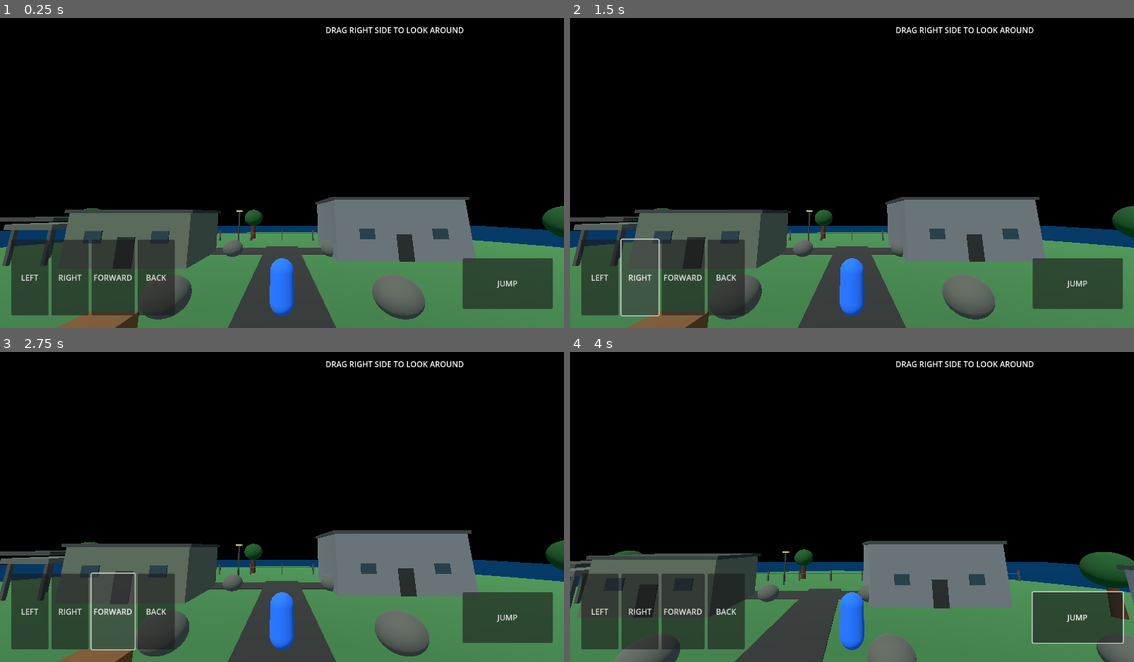
Above: before the commit, frames 1-4 (two rows, left to right).
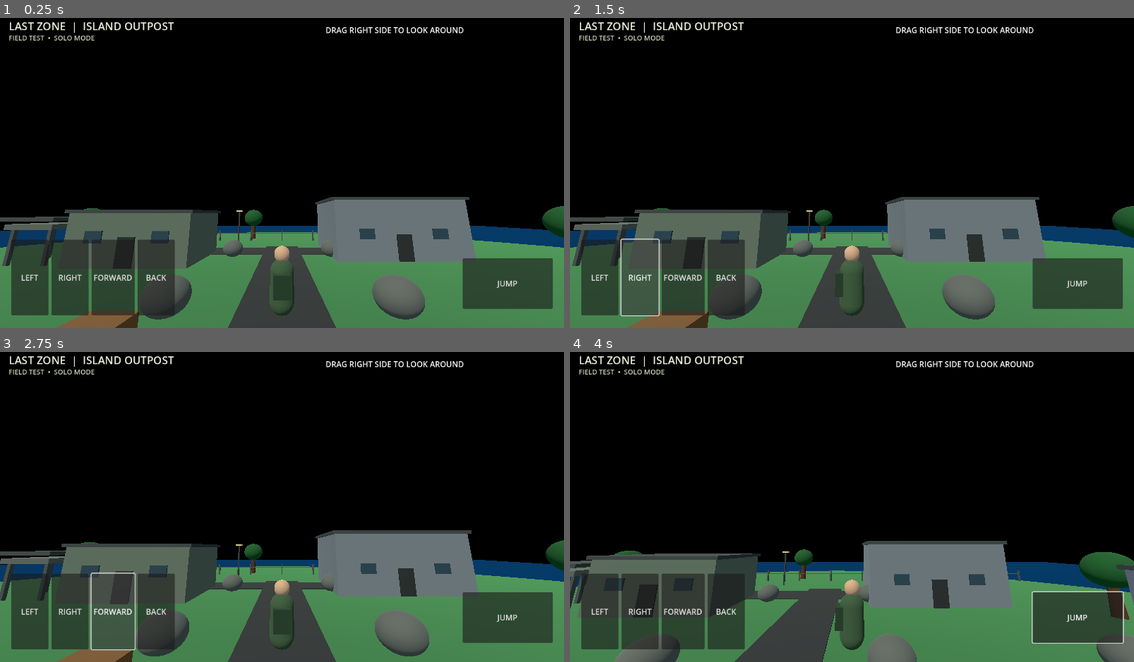
Above: after the commit, the same moments.

Repository: Josgold/LAST-ZONE
Game: Godot game, scene res://scenes/main.tscn
Two runs of this game, one before a commit and one after it. Both use one fixed random seed, a clock stepped at 60 frames per second and the inputs below.
Inputs (mouse positions are in pixels of both pictures, inside the frame that each line leads up to):
- Up to frame 1 (0.25 s): no input
- Up to frame 2 (1.5 s): click "LEFT" at 0.5 s; click "RIGHT" at 1.25 s
- Up to frame 3 (2.75 s): click "FORWARD" at 2 s
- Up to frame 4 (4 s): click "JUMP" at 2.75 s; move the mouse to (976, 488) at 3.52 s; hold D (move_right) from 3.53 s (still down); click (976, 488) at 3.67 s; tap Space (jump) at 3.77 s

The runs differ from the first frame. In frame 1, 1.3% of the frame differs, in the area x 1-53%, y 1-97%; in frame 2, 1.3%; in frame 3, 1.3%; in frame 4, 1.4%.

Commit message:
Add field outfit details and LAST ZONE prototype HUD

Diff:
--- a/scripts/main.gd
+++ b/scripts/main.gd
@@ -305,9 +305,31 @@
     capsule_mesh.height = 1.8
     body_mesh.mesh = capsule_mesh
     var body_material := StandardMaterial3D.new()
-    body_material.albedo_color = Color(0.12, 0.42, 0.9)
+    body_material.albedo_color = Color(0.20, 0.30, 0.18)
     body_mesh.material_override = body_material
     player.add_child(body_mesh)
+
+    # Simple low-poly field outfit details for the temporary player model.
+    var head := MeshInstance3D.new()
+    var head_mesh := SphereMesh.new()
+    head_mesh.radius = 0.28
+    head_mesh.height = 0.56
+    head.mesh = head_mesh
+    head.position.y = 1.05
+    var head_material := StandardMaterial3D.new()
+    head_material.albedo_color = Color(0.72, 0.57, 0.42)
+    head.material_override = head_material
+    player.add_child(head)
+
+    var backpack := MeshInstance3D.new()
+    var pack_mesh := BoxMesh.new()
+    pack_mesh.size = Vector3(0.58, 0.72, 0.30)
+    backpack.mesh = pack_mesh
+    backpack.position = Vector3(0, 0.12, 0.42)
+    var pack_material := StandardMaterial3D.new()
+    pack_material.albedo_color = Color(0.12, 0.20, 0.12)
+    backpack.material_override = pack_material
+    player.add_child(backpack)
 
     var collision := CollisionShape3D.new()
     var capsule_shape := CapsuleShape3D.new()
@@ -372,6 +394,20 @@
     jump_button.pressed.connect(func(): jump_requested = true)
     layer.add_child(jump_button)
 
+    var title := Label.new()
+    title.text = "LAST ZONE  |  ISLAND OUTPOST"
+    title.position = Vector2(18, 14)
+    title.add_theme_font_size_override("font_size", 22)
+    title.add_theme_color_override("font_color", Color(0.92, 0.94, 0.86))
+    layer.add_child(title)
+
+    var status := Label.new()
+    status.text = "FIELD TEST  •  SOLO MODE"
+    status.position = Vector2(18, 44)
+    status.add_theme_font_size_override("font_size", 14)
+    status.add_theme_color_override("font_color", Color(0.78, 0.84, 0.72))
+    layer.add_child(status)
+
     var hint := Label.new()
     hint.text = "DRAG RIGHT SIDE TO LOOK AROUND"
     hint.anchor_left = 0.42
